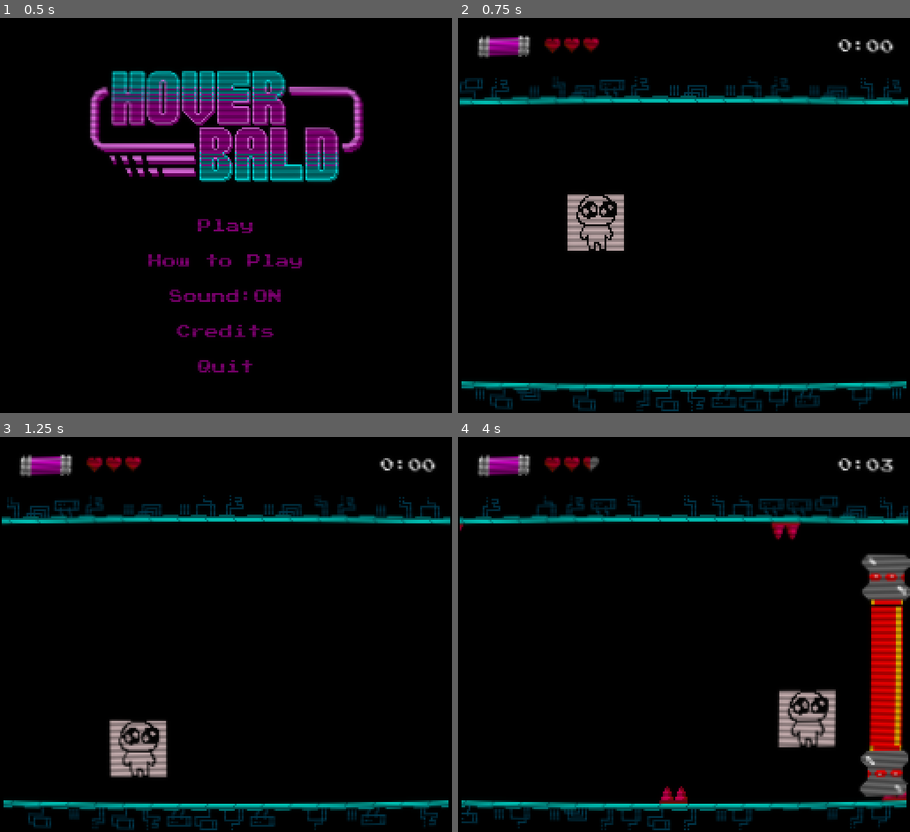
Above: before the commit, frames 1-4 (two rows, left to right).
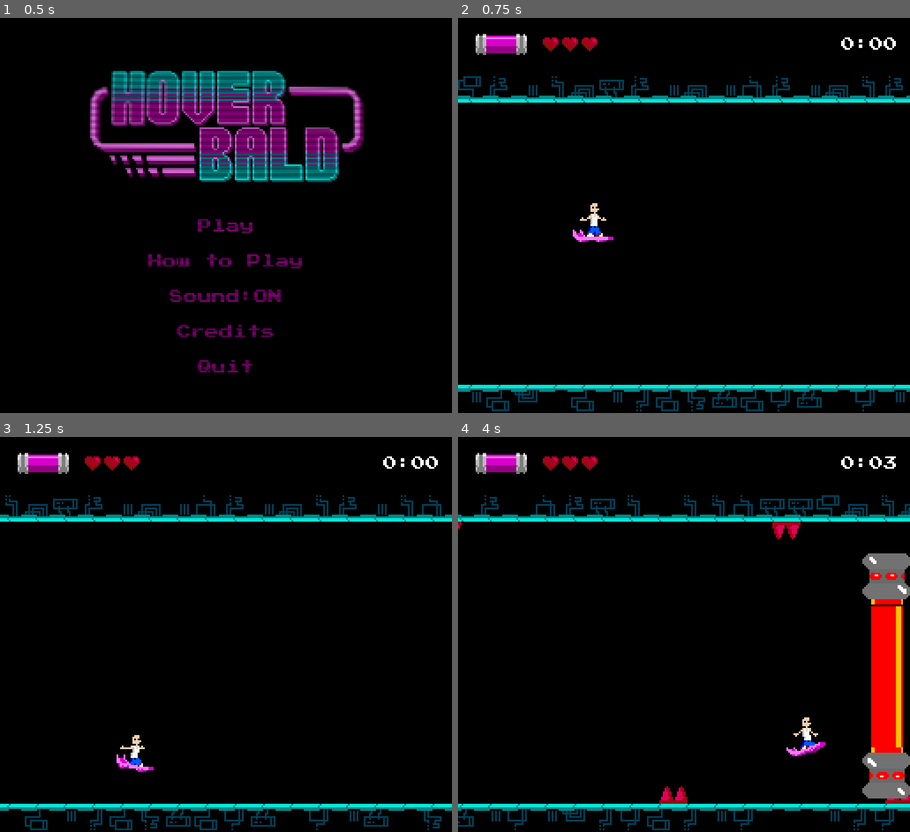
Above: after the commit, the same moments.

Repository: kernel00ps/Hoverbald
Game: Godot game, scene res://scenes/main_menu.tscn
Two runs of this game, one before a commit and one after it. Both use one fixed random seed, a clock stepped at 60 frames per second and the inputs below. Sound files missing from this copy of the repository are replaced by a short silence.
Inputs:
- Up to frame 1 (0.5 s): no input
- Up to frame 2 (0.75 s): click "Play" at 0.5 s
- Up to frame 3 (1.25 s): no input
- Up to frame 4 (4 s): hold D (RIGHT) 1.28-2.03 s; hold S (DOWN) 2.03-2.78 s; hold D (RIGHT) 2.78-3.53 s; hold Space (UP) from 3.53 s (still down)

Frame 1 is identical in both runs. In frame 2, 9.1% of the frame differs, in the area x 0-100%, y 4-100%; in frame 3, 9.3%; in frame 4, 14%.

Commit message:
player animations

Diff:
--- a/scenes/main.tscn
+++ b/scenes/main.tscn
@@ -56,6 +56,7 @@
 stream = ExtResource("14_jf2fu")
 
 [node name="CRT" parent="." instance=ExtResource("15_d0751")]
+visible = false
 
 [connection signal="timeout" from="ObstacleTimer" to="." method="_on_obstacle_timer_timeout"]
 [connection signal="timeout" from="EnergyTimer" to="." method="_on_energy_timer_timeout"]
--- a/scenes/player.tscn
+++ b/scenes/player.tscn
@@ -1,29 +1,138 @@
-[gd_scene load_steps=5 format=3 uid="uid://cs580vr1jmwkj"]
+[gd_scene load_steps=16 format=3 uid="uid://cs580vr1jmwkj"]
 
-[ext_resource type="Texture2D" uid="uid://bj600cpk2anic" path="res://assets/temp/player1.png" id="1_6j1gs"]
 [ext_resource type="Script" path="res://scripts/player.gd" id="1_ghomb"]
-
-[sub_resource type="SpriteFrames" id="SpriteFrames_6diq3"]
-animations = [{
-"frames": [{
-"duration": 1.0,
-"texture": ExtResource("1_6j1gs")
-}],
-"loop": true,
-"name": &"moving",
-"speed": 5.0
-}]
+[ext_resource type="Texture2D" uid="uid://ukhe765kh6xx" path="res://assets/sprites/player_movement_32x32.png" id="2_alsec"]
 
 [sub_resource type="RectangleShape2D" id="RectangleShape2D_ll60y"]
-size = Vector2(32, 32)
+size = Vector2(15, 19)
+
+[sub_resource type="Animation" id="Animation_r7el7"]
+resource_name = "flying"
+length = 1.7
+loop_mode = 1
+tracks/0/type = "value"
+tracks/0/imported = false
+tracks/0/enabled = true
+tracks/0/path = NodePath("Sprite2D:frame")
+tracks/0/interp = 0
+tracks/0/loop_wrap = true
+tracks/0/keys = {
+"times": PackedFloat32Array(0, 0.266667, 0.833333, 1.1),
+"transitions": PackedFloat32Array(1, 1, 1, 1),
+"update": 1,
+"values": [0, 3, 0, 4]
+}
+
+[sub_resource type="Animation" id="Animation_0qnfk"]
+length = 0.001
+tracks/0/type = "value"
+tracks/0/imported = false
+tracks/0/enabled = true
+tracks/0/path = NodePath("Sprite2D:frame")
+tracks/0/interp = 1
+tracks/0/loop_wrap = true
+tracks/0/keys = {
+"times": PackedFloat32Array(0),
+"transitions": PackedFloat32Array(1),
+"update": 1,
+"values": [0]
+}
+
+[sub_resource type="Animation" id="Animation_chwfh"]
+resource_name = "flying_up"
+length = 2.0
+loop_mode = 1
+tracks/0/type = "value"
+tracks/0/imported = false
+tracks/0/enabled = true
+tracks/0/path = NodePath("Sprite2D:frame")
+tracks/0/interp = 0
+tracks/0/loop_wrap = true
+tracks/0/keys = {
+"times": PackedFloat32Array(0, 0.166667, 0.366667, 2.33333, 2.6, 2.96667),
+"transitions": PackedFloat32Array(1, 1, 1, 1, 1, 1),
+"update": 1,
+"values": [0, 3, 1, 0, 4, 1]
+}
+
+[sub_resource type="Animation" id="Animation_w6bhx"]
+resource_name = "flying_down"
+length = 2.2
+loop_mode = 1
+tracks/0/type = "value"
+tracks/0/imported = false
+tracks/0/enabled = true
+tracks/0/path = NodePath("Sprite2D:frame")
+tracks/0/interp = 0
+tracks/0/loop_wrap = true
+tracks/0/keys = {
+"times": PackedFloat32Array(0, 0.166667, 0.366667, 2.5, 2.76667, 3.13333),
+"transitions": PackedFloat32Array(1, 1, 1, 1, 1, 1),
+"update": 1,
+"values": [0, 3, 2, 0, 4, 2]
+}
+
+[sub_resource type="AnimationLibrary" id="AnimationLibrary_ttoq1"]
+_data = {
+"RESET": SubResource("Animation_0qnfk"),
+"flying": SubResource("Animation_r7el7"),
+"flying_down": SubResource("Animation_w6bhx"),
+"flying_up": SubResource("Animation_chwfh")
+}
+
+[sub_resource type="AnimationNodeAnimation" id="AnimationNodeAnimation_wcp71"]
+animation = &"flying_up"
+
+[sub_resource type="AnimationNodeAnimation" id="AnimationNodeAnimation_axeqk"]
+animation = &"flying"
+
+[sub_resource type="AnimationNodeAnimation" id="AnimationNodeAnimation_dt7af"]
+animation = &"flying"
+
+[sub_resource type="AnimationNodeAnimation" id="AnimationNodeAnimation_quvsj"]
+animation = &"flying_down"
+
+[sub_resource type="AnimationNodeBlendSpace2D" id="AnimationNodeBlendSpace2D_hnhy5"]
+blend_point_0/node = SubResource("AnimationNodeAnimation_wcp71")
+blend_point_0/pos = Vector2(0, -1)
+blend_point_1/node = SubResource("AnimationNodeAnimation_axeqk")
+blend_point_1/pos = Vector2(-1, 0)
+blend_point_2/node = SubResource("AnimationNodeAnimation_dt7af")
+blend_point_2/pos = Vector2(1, 0)
+blend_point_3/node = SubResource("AnimationNodeAnimation_quvsj")
+blend_point_3/pos = Vector2(0, 1)
+blend_mode = 1
+
+[sub_resource type="AnimationNodeStateMachineTransition" id="AnimationNodeStateMachineTransition_kko8x"]
+advance_mode = 2
+
+[sub_resource type="AnimationNodeStateMachine" id="AnimationNodeStateMachine_4f6ul"]
+states/End/position = Vector2(901, 100)
+states/Flying/node = SubResource("AnimationNodeBlendSpace2D_hnhy5")
+states/Flying/position = Vector2(665, 123)
+states/Start/position = Vector2(297, 123)
+transitions = ["Start", "Flying", SubResource("AnimationNodeStateMachineTransition_kko8x")]
 
 [node name="Player" type="CharacterBody2D"]
 collision_mask = 6
 script = ExtResource("1_ghomb")
 
-[node name="AnimatedSprite2D" type="AnimatedSprite2D" parent="."]
-sprite_frames = SubResource("SpriteFrames_6diq3")
-animation = &"moving"
+[node name="CollisionShape2D" type="CollisionShape2D" parent="."]
+position = Vector2(-1.5, -1.5)
+shape = SubResource("RectangleShape2D_ll60y")
 
-[node name="CollisionShape2D" type="CollisionShape2D" parent="."]
-shape = SubResource("RectangleShape2D_ll60y")
+[node name="AnimationPlayer" type="AnimationPlayer" parent="."]
+libraries = {
+"": SubResource("AnimationLibrary_ttoq1")
+}
+autoplay = "flying"
+
+[node name="Sprite2D" type="Sprite2D" parent="."]
+texture_filter = 1
+texture = ExtResource("2_alsec")
+vframes = 5
+
+[node name="AnimationTree" type="AnimationTree" parent="."]
+tree_root = SubResource("AnimationNodeStateMachine_4f6ul")
+anim_player = NodePath("../AnimationPlayer")
+parameters/Flying/blend_position = Vector2(-0.95119, 0.2)
--- a/scripts/globals.gd
+++ b/scripts/globals.gd
@@ -1,6 +1,6 @@
 extends Node
 
-const CHEAT_INVINCIBLE: bool = false
+const CHEAT_INVINCIBLE: bool = true
 
 const CAMERA_MOTION_BASE_SPEED: float = 100
 
--- a/scripts/player.gd
+++ b/scripts/player.gd
@@ -24,4 +24,6 @@
 	else:
 		velocity.x = move_toward(velocity.x, 0, SPEED)
 
+	$AnimationTree.set("parameters/Flying/blend_position", velocity.normalized())
+
 	move_and_slide()
Binary file changed: assets/sprites/game_over_2_96x64.png
Not shown: 1 places in data/background_inv.tres that only renumber resources
Not shown: 1 places in scenes/background.tscn that only renumber resources
Not shown, added: assets/sprites/game_over_2_96x64.png~
